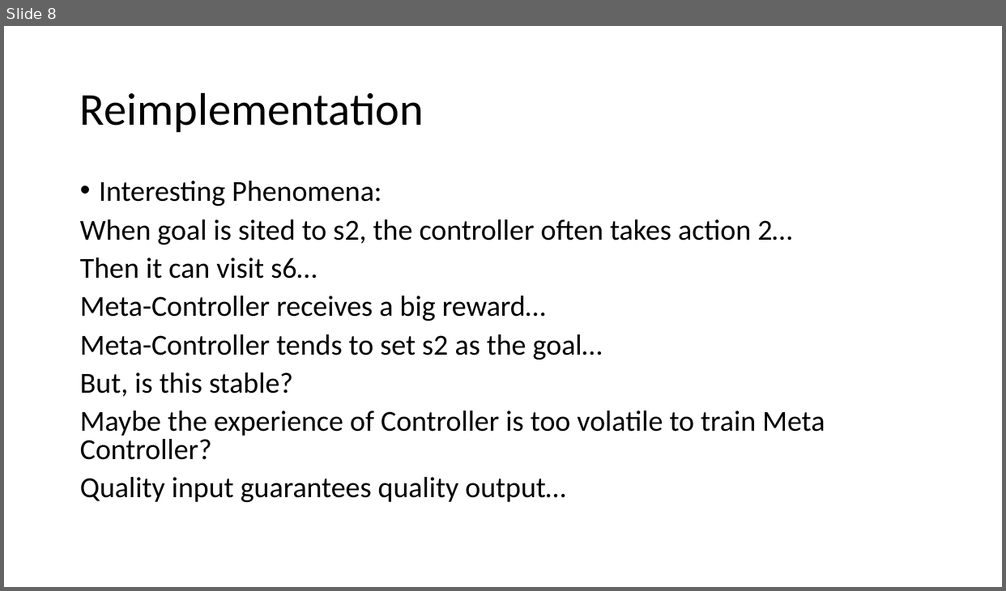
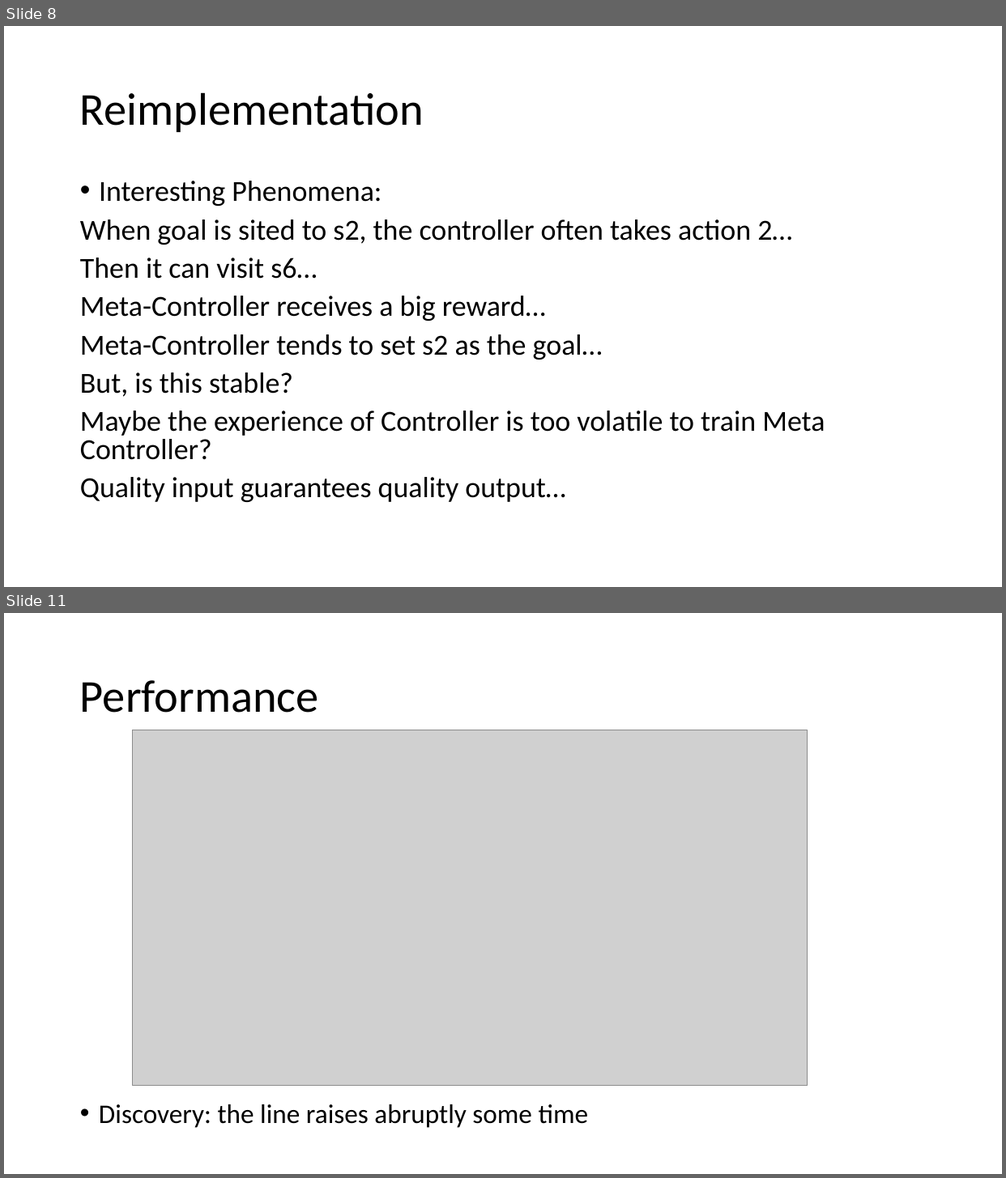
Before and after one commit to faebdc/AI-Project, a slide deck: presentation/Presentation.pptx. Shown one above the other, each under a label of ours: slide 8 before the commit, slides 8 and 11 after it; the slides between them are not shown. The pictures are 1006x591 and 1006x1178 pixels, drawn with LibreOffice and Linux fonts; fonts in the diff are those of the drawing; grey boxes stand for pictures. Boxes give left, top, right and bottom in pixels: in the first picture for what was removed or moved away, otherwise in the second. Text is boxed around its words. In the diff, an @@ line names an element or a change of style, - is before the commit and + after.

```diff
--- a/presentation/Presentation.pptx
+++ b/presentation/Presentation.pptx
@@ slide 11 added at (4, 613, 1002, 1174), background #FFFFFF @@
@@ title added at (80, 680, 319, 713), 44 pt, text #000000 @@
+Performance
@@ picture added at (132, 730, 808, 1086) @@
@@ text added at (99, 1105, 589, 1128), 25.9 pt, text #000000 @@
+• Discovery: the line raises abruptly some time
```
Also in this commit, not shown: 1 slide changed, 5 other slides added, 3 other files.
